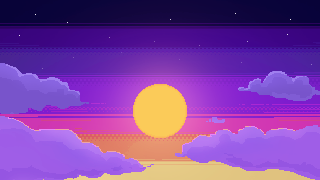
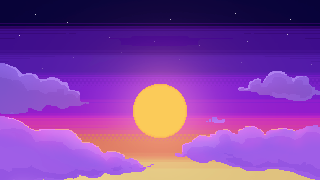
The second 320px x 180px image is a revision of the first. Changes to its layers:
"レイヤー 29": opacity 90% → 76% over [19, 13, 312, 69]
added layer "レイヤー 39" (screen) in group "グループ 1 のコピー" over [0, 96, 320, 172]
added layer "レイヤー 40" (screen, 62%) in group "グループ 1 のコピー" over [0, 13, 320, 172]
added layer "レイヤー 44" in group "背景" over [47, 152, 252, 169]
added layer "レイヤー 33 のコピー 6" (33%) in group "背景" over [0, 134, 320, 141]
added layer "レイヤー 35" in group "背景" over [68, 157, 232, 167]
added layer "レイヤー 38" in group "背景" over [0, 29, 320, 114]
added layer "レイヤー 42" in group "背景" over [127, 163, 192, 165]
added layer "レイヤー 37" in group "背景" over [0, 100, 320, 113]
added layer "レイヤー 34" in group "背景" over [0, 118, 320, 134]
added layer "レイヤー 41" in group "背景" over [61, 155, 242, 169]
added layer "レイヤー 33" in group "背景" over [0, 134, 320, 164]
added layer "レイヤー 32" in group "背景" over [0, 104, 320, 118]
added layer "レイヤー 30" in group "背景" over [0, 102, 320, 111]
added layer "レイヤー 31" in group "背景" over [0, 103, 320, 115]
